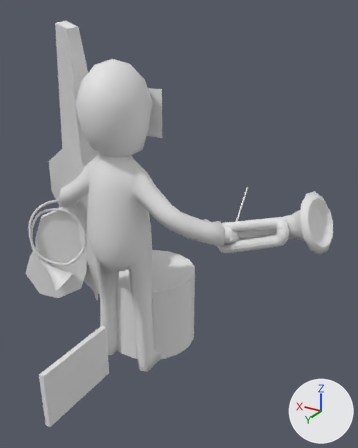
Before and after pictures for a commit that changed the FBX model Assets/Prefab/Musicos.FBX.
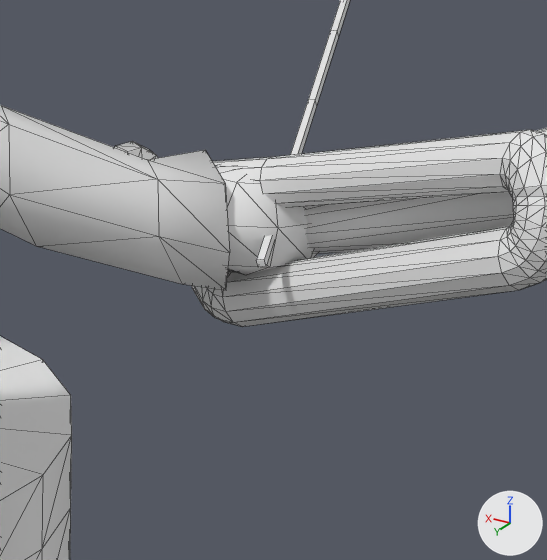
The first picture shows the older version from a 50 mm lens placed at (-1.74, 2.21, 2.2), pointed at (-0.32, -0.15, 1.03). The close-ups show both versions on the part from 51% to 79% of the width and 43% to 66% of the height of that picture; other places that the commit changed are outside them. The axes (+X, +Y, +Z) are drawn at lower right. The lights are the same throughout. The close-ups show mesh edges as thin lines. Materials are left out; every surface is plain grey. Where no turn or scale is listed for an object, it has been applied to the vertices.

Before the edit, the objects in view are built like this:
```python
me_mesh_005 = bpy.data.meshes.new('Mesh.005')
me_mesh_005.from_pydata(...)  # 20 vertices, 18 faces; spans x -0.107..0.109, y -0.351..0.352, z -0.042..0.051
me_mesh_006 = bpy.data.meshes.new('Mesh.006')
me_mesh_006.from_pydata(...)  # 396 vertices, 788 faces; spans x -0.398..0.395, y -0.116..0.215, z -0.192..0.29
me_mesh_006.materials.append(mat_material__25)
me_mesh_007 = bpy.data.meshes.new('Mesh.007')
me_mesh_007.from_pydata(...)  # 110 vertices, 216 faces; spans x -0.314..0.314, y -0.309..0.309, z 0.0..0.534
ob_archer = bpy.data.objects.new('Archer', me_mesh_005)
ob_archer.location = (-0.572, -0.476, 1.037)
ob_tambour = bpy.data.objects.new('Tambour', me_mesh_007)
ob_tambour.location = (0.017, -0.328, 0.0)
ob_trumpet = bpy.data.objects.new('Trumpet', me_mesh_006)
ob_trumpet.location = (-0.807, -0.238, 1.056)
# also in view: 'Corp' at (0.0, -0.04, 0.99)
```
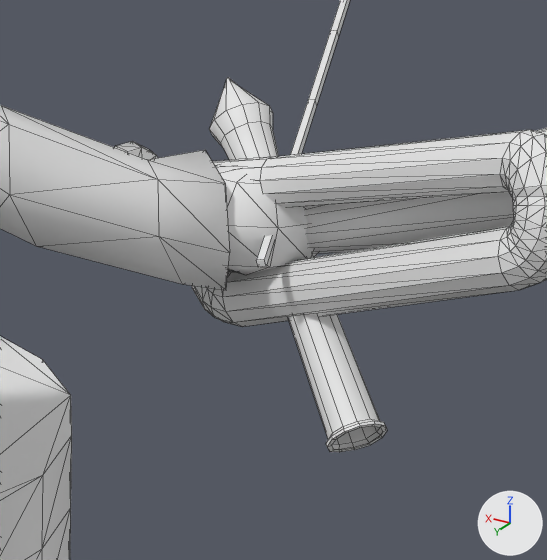
Location of each change, [x1, y1, x2, y2] in pixels of the close-ups (547 x 560 px):
'Flute', added: after [209, 78, 387, 452]

What changed in the scene script:
```text
Add me_mesh_008_1:
    me_mesh_008_1.from_pydata(...)  # 120 vertices, 108 faces; spans x -0.217..0.095, y -0.085..0.191, z -0.206..0.097
Add ob_flute:
    ob_flute = bpy.data.objects.new('Flute', me_mesh_008_1)
    ob_flute.location = (-0.606, -0.283, 1.008)
```
